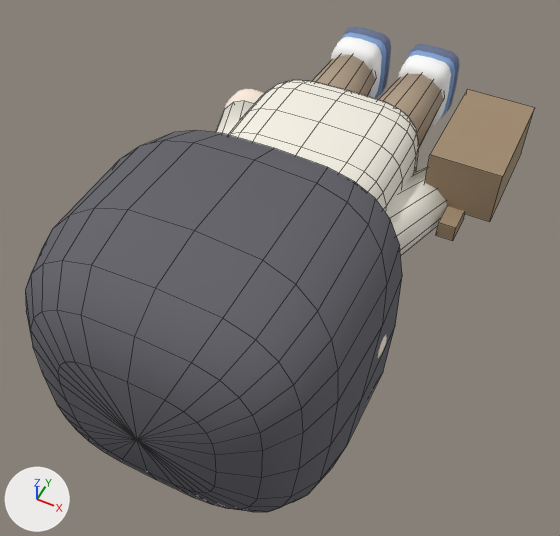
The OBJ model repair-shop-game/assets/models/giao_vien.obj, before and after one commit.
Before and after are seen from a 50 mm camera at (0.799, -2.714, 1.832) aimed at (0.011, -1.138, -0.138). Every picture has the same lights, and +X, +Y and +Z are marked at lower left. The first picture is the older version. Mesh edges are drawn as thin lines on the coarser meshes. Where no turn or scale is listed for an object, it has been applied to the vertices.

The older version as bpy lines, for what is in view:
```python
me_briefcase = bpy.data.meshes.new('briefcase')
me_briefcase.from_pydata(...)  # a box spanning x 0.36..0.6, y -0.75..-0.35, z 0.0..0.2
me_briefcase.materials.append(mat_briefcase_brown)  # beige #a08a6e
me_briefcase_handle = bpy.data.meshes.new('briefcase_handle')
me_briefcase_handle.from_pydata(...)  # a box spanning x 0.45..0.51, y -0.84..-0.72, z -0.05..0.01
me_briefcase_handle.materials.append(mat_briefcase_brown)  # beige #a08a6e
me_hair_neat = bpy.data.meshes.new('hair_neat')
me_hair_neat.from_pydata(...)  # 169 vertices, 168 faces; spans x -0.483..0.483, y -1.962..-1.15, z -0.45..0.451
me_hair_neat.materials.append(mat_hair_neat)  # dark grey #606067
ob_briefcase = bpy.data.objects.new('briefcase', me_briefcase)
ob_briefcase.location = (0.0, 0.0, 0.0)
ob_briefcase_handle = bpy.data.objects.new('briefcase_handle', me_briefcase_handle)
ob_briefcase_handle.location = (0.0, 0.0, 0.0)
ob_hair_neat = bpy.data.objects.new('hair_neat', me_hair_neat)
ob_hair_neat.location = (0.0, 0.0, 0.0)
# also in view: 'torso' at (0.0, -0.83, 0.0); 'pant_leg.001' at (0.13, -0.388, 0.0); 'shoe_upper' at (-0.145, -0.135, -0.015); 'sleeve.001' at (-0.304, -0.836, 0.0); 'shoe_upper.001' at (0.145, -0.135, -0.015)
```
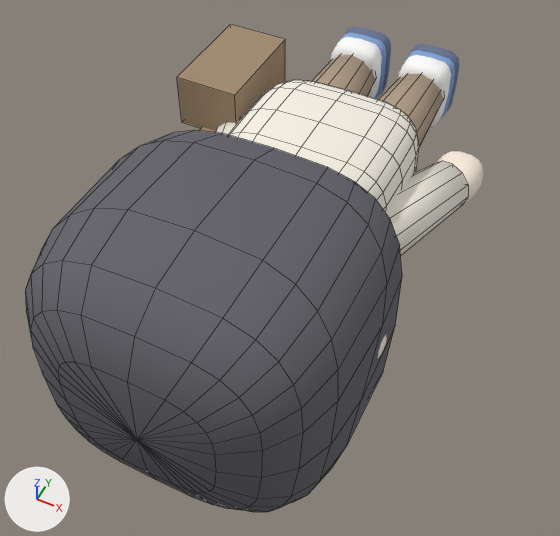
Boxes (x1, y1, x2, y2) around the edits, measured in the pictures (560 x 536 px):
'briefcase', moved: before (425, 89, 535, 222); after (177, 24, 285, 131)
'briefcase_handle', moved (mostly hidden afterwards): before (436, 206, 465, 241); after (199, 127, 216, 132)

The change in detail:
me_briefcase is used by ob_briefcase; location (0.0, 0.0, 0.0).
me_briefcase had 8 vertices, 6 faces and spanned x 0.36..0.6, y -0.75..-0.35, z 0.0..0.2.
me_briefcase now has 8 vertices, 6 faces and spans x -0.6..-0.36, y -0.75..-0.35, z 0.0..0.2.
me_briefcase part 1: the whole mesh is moved by (-0.96, 0.0, 0.0).
me_briefcase_handle is used by ob_briefcase_handle; location (0.0, 0.0, 0.0).
me_briefcase_handle had 8 vertices, 6 faces and spanned x 0.45..0.51, y -0.84..-0.72, z -0.05..0.01.
me_briefcase_handle now has 8 vertices, 6 faces and spans x -0.51..-0.45, y -0.84..-0.72, z -0.05..0.01.
me_briefcase_handle part 2: the whole mesh is moved by (-0.96, 0.0, 0.0).
